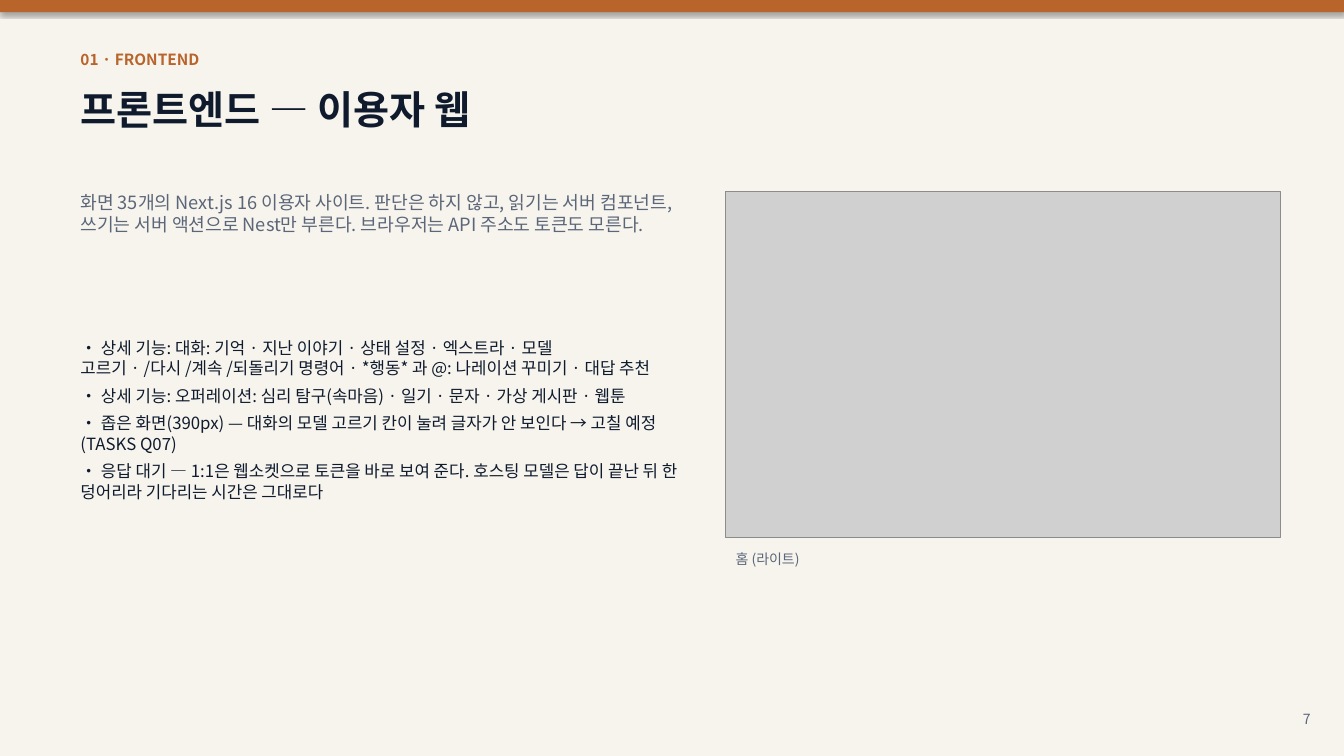
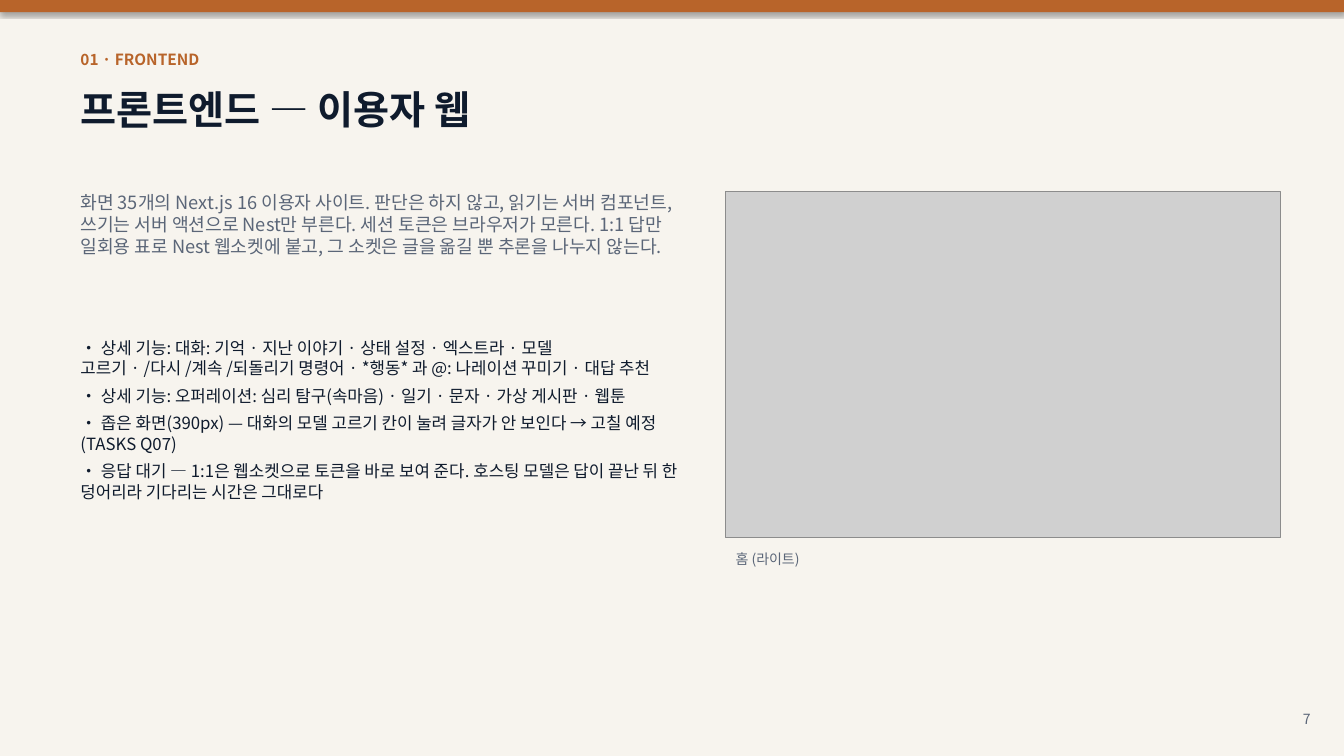
Before and after one commit to samam0234/CodiComperChat, a slide deck: slide 7 of PortFolio/PortFile/CodiComperChat_Portfolio.pptx. Drawn at 1344x756 pixels with LibreOffice and Linux fonts; fonts in the diff are those of the drawing; grey boxes stand for pictures. Boxes give left, top, right and bottom in pixels: in the first picture for what was removed or moved away, otherwise in the second. Text is boxed around its words. In the diff, an @@ line names an element or a change of style, - is before the commit and + after.

```diff
--- a/PortFolio/PortFile/CodiComperChat_Portfolio.pptx
+++ b/PortFolio/PortFile/CodiComperChat_Portfolio.pptx
@@ text at (80,194,672,256): text changed @@
-화면 35개의 Next.js 16 이용자 사이트. 판단은 하지 않고, 읽기는 서버 컴포넌트, 쓰기는 서버 액션으로 Nest만 부른다. 브라우저는 API 주소도 토큰도 모른다.
+화면 35개의 Next.js 16 이용자 사이트. 판단은 하지 않고, 읽기는 서버 컴포넌트, 쓰기는 서버 액션으로 Nest만 부른다. 세션 토큰은 브라우저가 모른다. 1:1 답만 일회용 표로 Nest 웹소켓에 붙고, 그 소켓은 글을 옮길 뿐 추론을 나누지 않는다.
```
Also in this commit, not shown: 36 other files.
